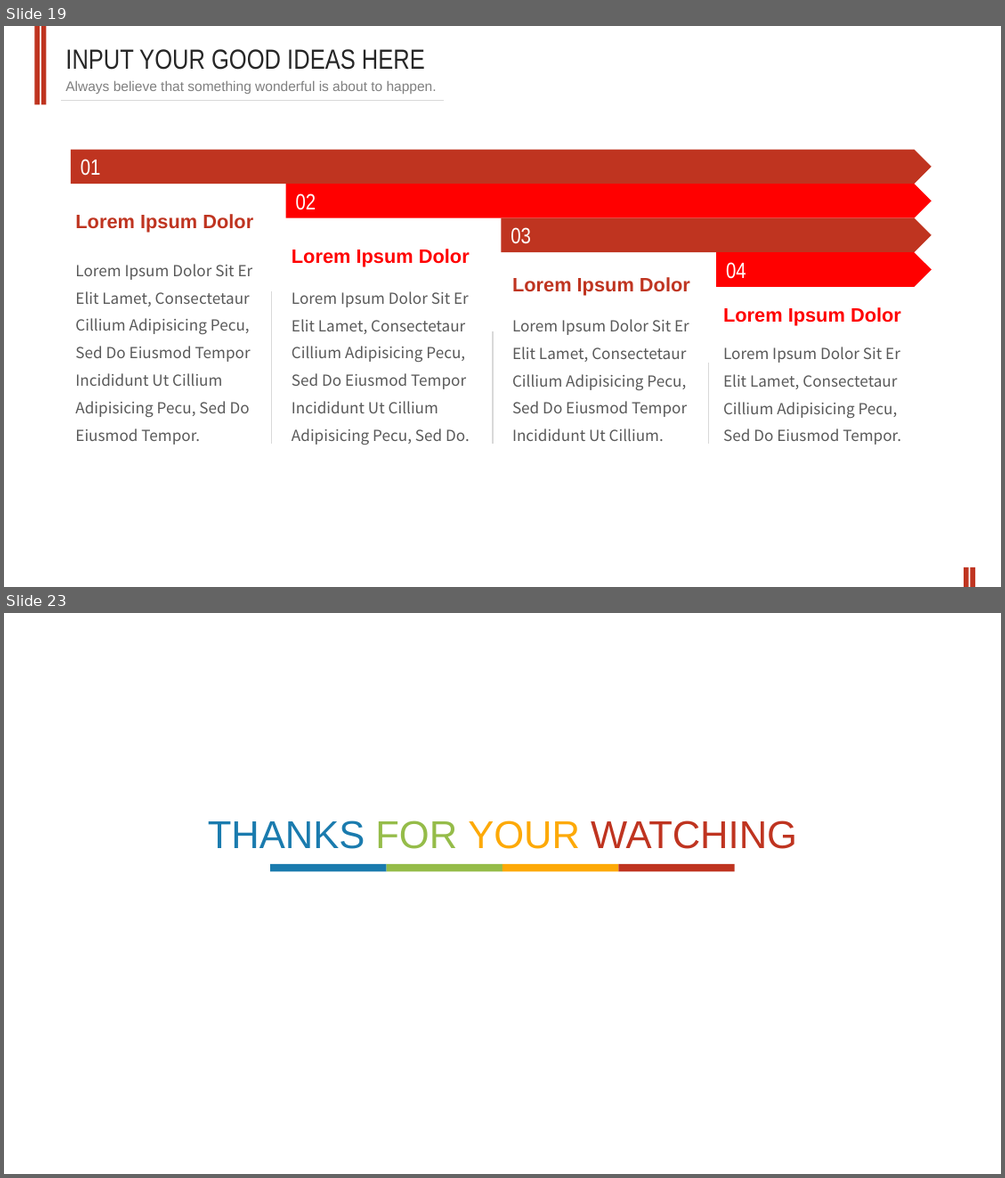
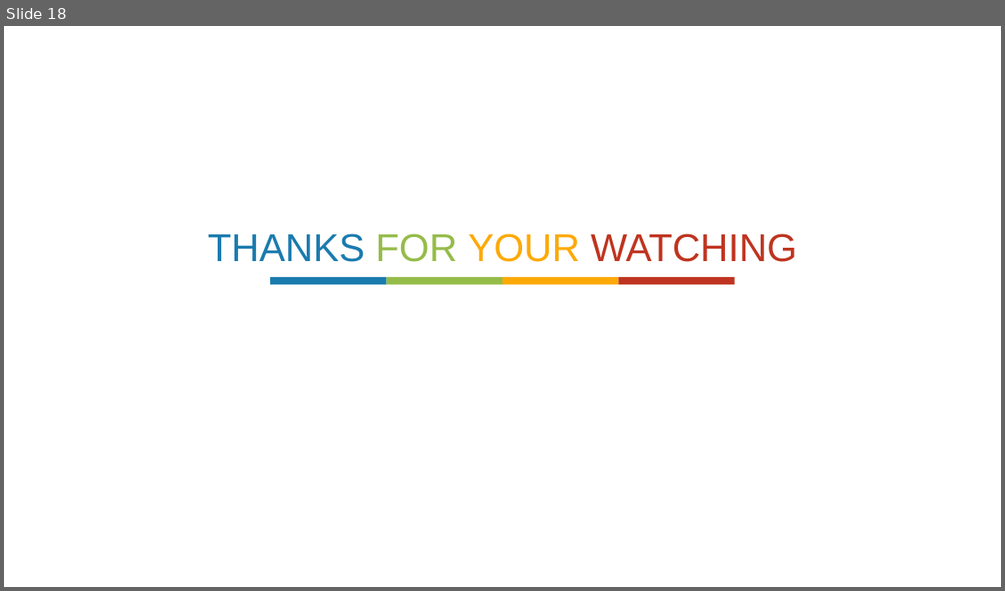
Before and after one commit to chanchunlei/weChat, a slide deck: ccl.pptx. Shown one above the other, each under a label of ours: slides 19 and 23 before the commit, slide 18 after it; the slides between them are not shown. The pictures are 1005x1178 and 1005x591 pixels, drawn with LibreOffice and Linux fonts; fonts in the diff are those of the drawing. Boxes give left, top, right and bottom in pixels: in the first picture for what was removed or moved away, otherwise in the second. Text is boxed around its words. In the diff, an @@ line names an element or a change of style, - is before the commit and + after.

```diff
--- a/ccl.pptx
+++ b/ccl.pptx
@@ slide 19 removed at bbox=[4, 26, 1001, 587], background #FFFFFF @@
@@ rectangle removed at bbox=[35, 26, 40, 104] @@
@@ rectangle removed at bbox=[40, 26, 46, 104] @@
@@ text removed at bbox=[65, 49, 425, 70] @@
-INPUT YOUR GOOD IDEAS HERE
@@ line removed from (61, 101) to (444, 101) @@
@@ text removed at bbox=[65, 81, 437, 94] @@
-Always believe that something wonderful is about to happen.
@@ pentagon arrow removed at bbox=[71, 150, 931, 184] @@
-01
@@ pentagon arrow removed at bbox=[286, 184, 931, 217] @@
-02
@@ text removed at bbox=[75, 214, 253, 232] @@
-Lorem Ipsum Dolor
@@ pentagon arrow removed at bbox=[502, 218, 932, 252] @@
-03
@@ text removed at bbox=[75, 264, 253, 444] @@
-Lorem Ipsum Dolor Sit Er Elit Lamet, Consectetaur Cillium Adipisicing Pecu, Sed Do Eiusmod Tempor Incididunt Ut Cillium Adipisicing Pecu, Sed Do Eiusmod Tempor.
@@ text removed at bbox=[291, 248, 469, 266] @@
-Lorem Ipsum Dolor
@@ pentagon arrow removed at bbox=[716, 252, 931, 286] @@
-04
@@ line removed from (272, 291) to (272, 443) @@
@@ text removed at bbox=[291, 291, 469, 444] @@
-Lorem Ipsum Dolor Sit Er Elit Lamet, Consectetaur Cillium Adipisicing Pecu, Sed Do Eiusmod Tempor Incididunt Ut Cillium Adipisicing Pecu, Sed Do.
@@ text removed at bbox=[512, 277, 690, 295] @@
-Lorem Ipsum Dolor
@@ text removed at bbox=[512, 319, 689, 441] @@
-Lorem Ipsum Dolor Sit Er Elit Lamet, Consectetaur Cillium Adipisicing Pecu, Sed Do Eiusmod Tempor Incididunt Ut Cillium.
@@ text removed at bbox=[723, 307, 901, 325] @@
-Lorem Ipsum Dolor
@@ line removed from (493, 331) to (493, 443) @@
@@ line removed from (709, 363) to (709, 443) @@
@@ text removed at bbox=[723, 346, 901, 444] @@
-Lorem Ipsum Dolor Sit Er Elit Lamet, Consectetaur Cillium Adipisicing Pecu, Sed Do Eiusmod Tempor.
@@ rectangle removed at bbox=[964, 567, 969, 587] @@
@@ rectangle removed at bbox=[970, 567, 975, 587] @@
@@ what was slide 23 is now slide 18 @@
```
Also in this commit, not shown: 3 slides changed, 10 slides added, 15 other slides removed.
